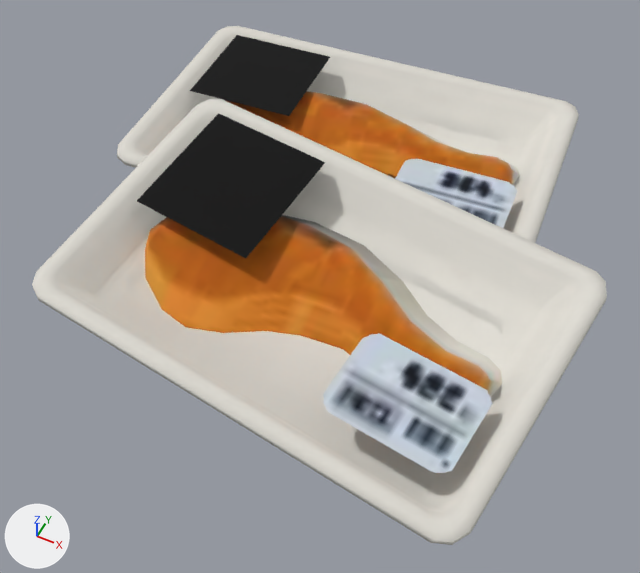
A saved change to the glTF model app/static/room/models/f13634.glb.
Camera for both pictures: a 50 mm lens placed at (4.7, -9.72, 10.79), pointed at (0.35, -1.02, -0.08). Lighting does not change. The marker at lower left points along +X, +Y and +Z. The older version comes first. Where no turn or scale is listed for an object, it has been applied to the vertices. Vertices at exactly the same position are counted once.
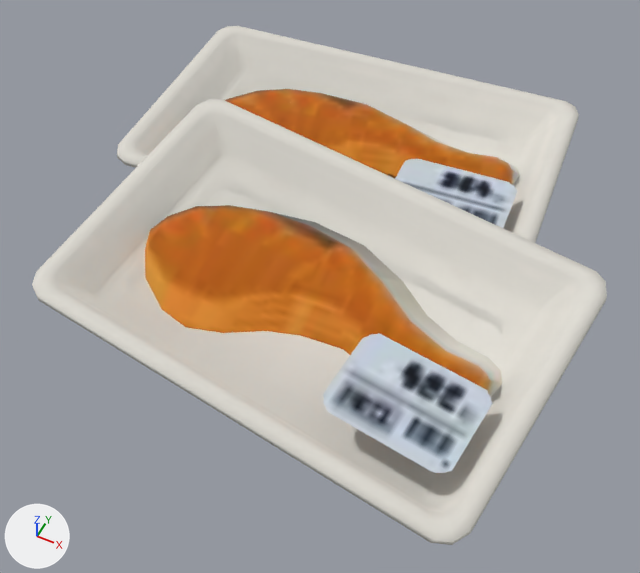
Pixel boxes [x1, y1, x2, y2] of what changed, in the pictures (640 x 573 px):
part 1 of me_mesh_0, deleted: before [137, 113, 325, 259]
part 2 of me_mesh_0, deleted: before [190, 35, 330, 116]

Diff of the bpy script that builds the scene:
```diff
--- a/app/static/room/models/f13634.glb.py
+++ b/app/static/room/models/f13634.glb.py
@@ me_mesh_0 @@
 # used by ob_mesh_0; location = (-4.44, 4.69, 0.0)
-me_mesh_0.from_pydata(...)  # 681 vertices, 1172 faces; spans x 0.0..9.14, y -9.39..0.0, z 0.0..1.66
+me_mesh_0.from_pydata(...)  # 673 vertices, 1168 faces; spans x 0.0..9.14, y -9.39..0.0, z 0.0..1.66
+# me_mesh_0 part 1: the loose piece of 4 vertices spanning x 1.94..4.36, y -6.74..-4.36, z 1.21..1.64 is deleted
+# me_mesh_0 part 2: the loose piece of 4 vertices spanning x 0.56..2.76, y -3.05..-0.86, z 0.76 is deleted
 me_mesh_0.materials.append(mat_mrebody)
-me_mesh_0.materials.append(mat_mrefabric)
 me_mesh_0.materials.append(mat_mglass)
```
